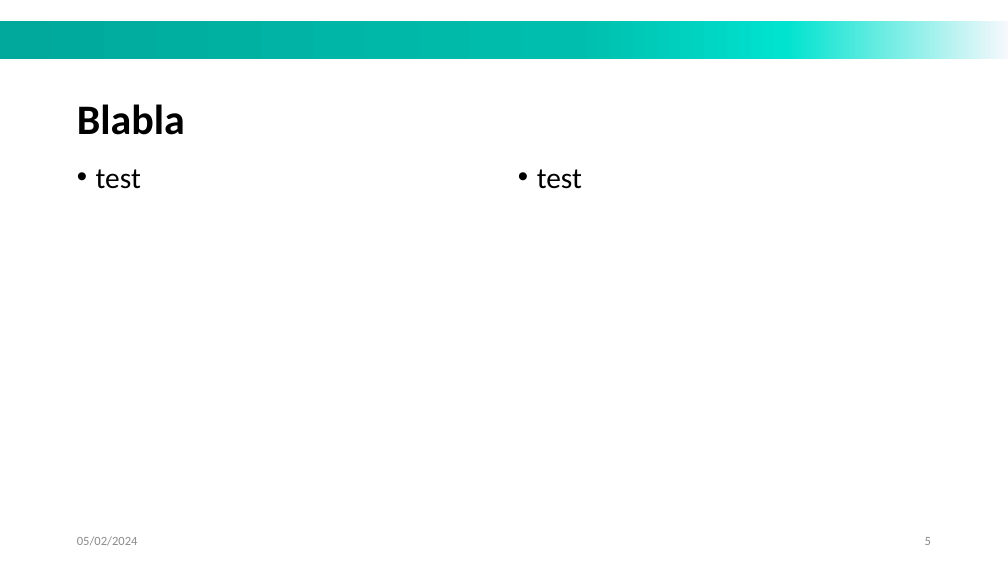
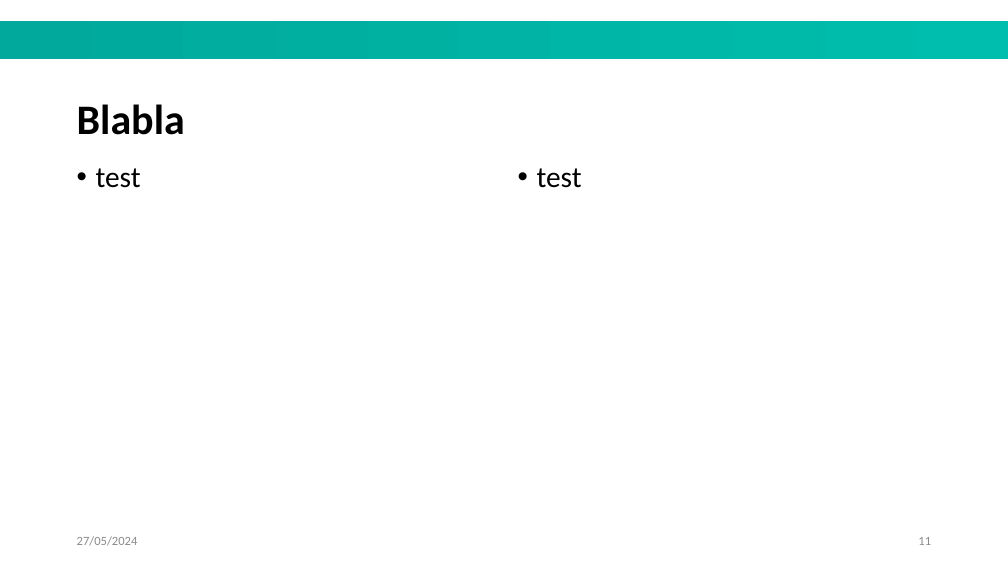
Before and after one commit to MattVerlynde/cahier-labo-stage, a slide deck: slide 11 of static/files_presentation/modèle_slides_LISTIC_2024test.pptx (slide 5 before the commit). Drawn at 1008x567 pixels with LibreOffice and Linux fonts; fonts in the diff are those of the drawing; background and template pictures are left out. Boxes give left, top, right and bottom in pixels: in the first picture for what was removed or moved away, otherwise in the second. Text is boxed around its words. In the diff, an @@ line names an element or a change of style, - is before the commit and + after.

```diff
--- a/static/files_presentation/modèle_slides_LISTIC_2024test.pptx
+++ b/static/files_presentation/modèle_slides_LISTIC_2024test.pptx
@@ rectangle at [0, 20, 1008, 59]: fill gradient #F6F8FC to #00E3CF to #00BEAD to #00A99B to gradient #00BEAD to #00A99B @@
@@ text at [77, 536, 138, 546]: text changed; text colour #8C8C8C to #8B8B8B @@
-05/02/2024
+27/05/2024
@@ page number at [918, 537, 931, 545]: text changed; text colour #8C8C8C to #8B8B8B @@
-5
+11
```
Also in this commit, not shown: 4 other slides changed, 9 slides added, 1 slide removed, 3 other files.
